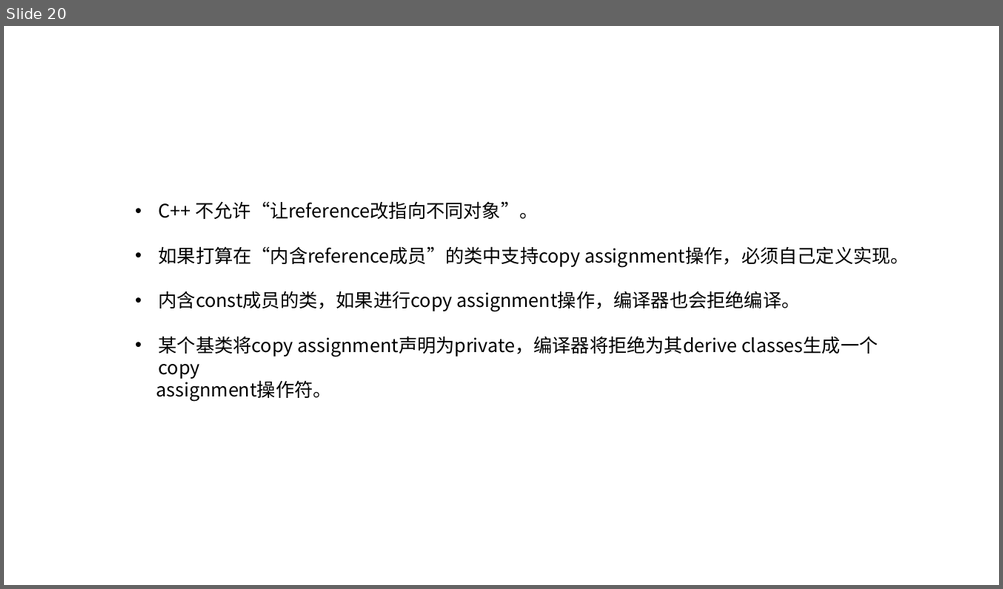
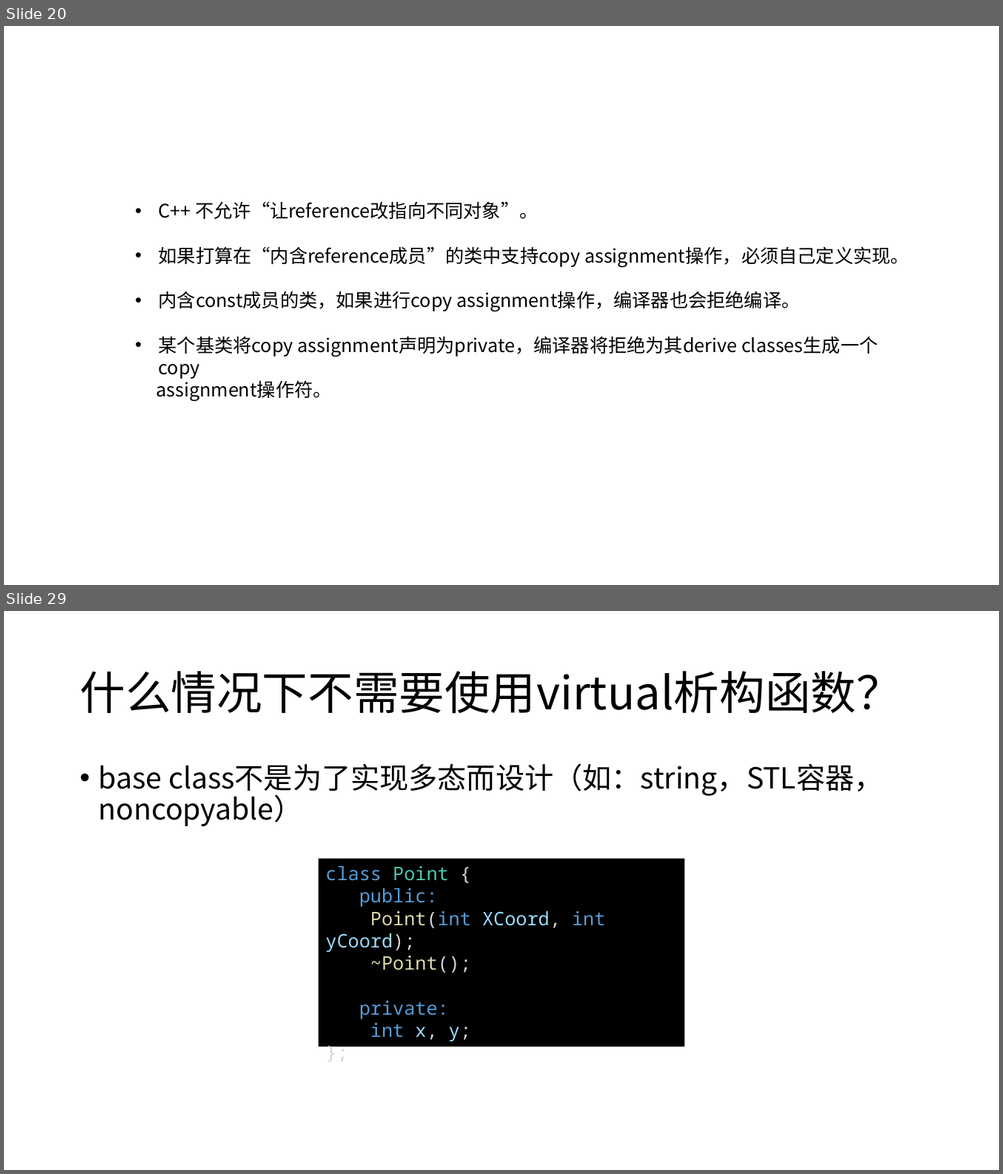
Before and after one commit to h-hkai/Effective-CPP, a slide deck: Effective C++.pptx. Shown one above the other, each under a label of ours: slide 20 before the commit, slides 20 and 29 after it; the slides between them are not shown. The pictures are 1003x589 and 1003x1174 pixels, drawn with LibreOffice and Linux fonts; fonts in the diff are those of the drawing. Boxes give left, top, right and bottom in pixels: in the first picture for what was removed or moved away, otherwise in the second. Text is boxed around its words. In the diff, an @@ line names an element or a change of style, - is before the commit and + after.

```diff
--- a/Effective C++.pptx
+++ b/Effective C++.pptx
@@ slide 29 added at [4,611,999,1170], background #FFFFFF @@
@@ title added at [79,671,901,714], 44 pt, text #000000 @@
+什么情况下不需要使用virtual析构函数？
@@ text added at [99,763,883,826], 28 pt, text #000000 @@
+• base class不是为了实现多态而设计（如：string，STL容器，noncopyable）
@@ rectangle added at [318,859,685,1047], fill #000000, 18 pt, text #569CD6 @@
+class Point {
+public:
+Point(int XCoord, int yCoord);
+~Point();
+private:
+int x, y;
+};
```
Also in this commit, not shown: 11 other slides added, 3 other files.
